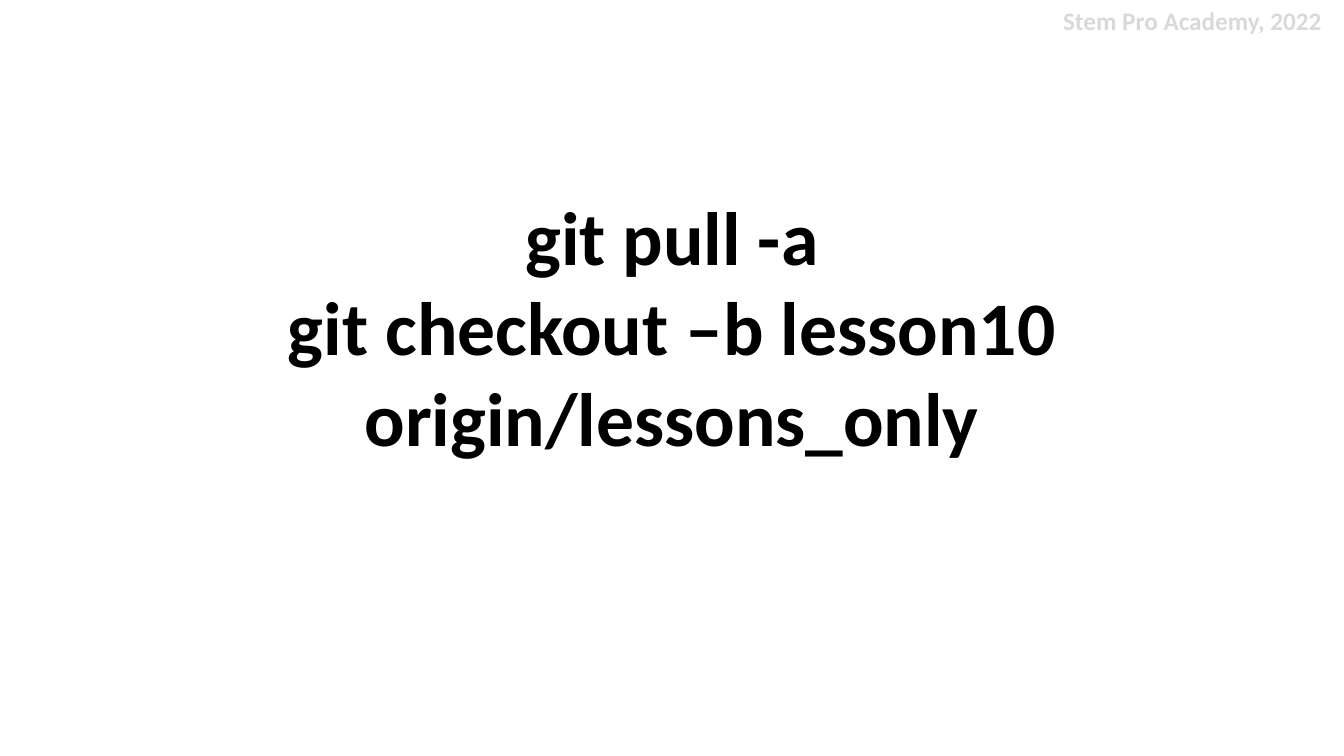
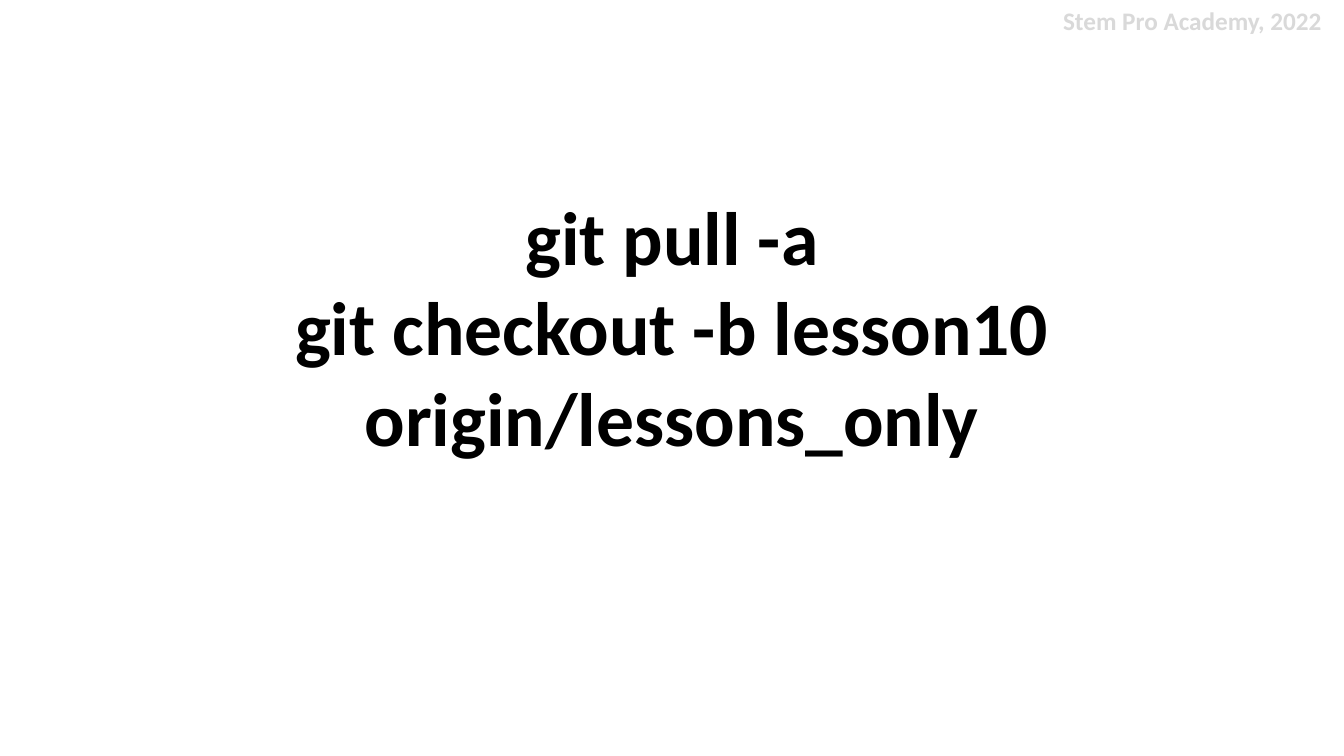
Before and after one commit to stemproaca/dscamp, a slide deck: slide 1 of lessons/session10/Session_10.pptx. Drawn at 1344x756 pixels with LibreOffice and Linux fonts; fonts in the diff are those of the drawing. Boxes give left, top, right and bottom in pixels: in the first picture for what was removed or moved away, otherwise in the second. Text is boxed around its words. In the diff, an @@ line names an element or a change of style, - is before the commit and + after.

Commit message:
lesson 11

```diff
--- a/lessons/session10/Session_10.pptx
+++ b/lessons/session10/Session_10.pptx
@@ text at bbox=[295, 302, 1048, 459]: text changed @@
-git checkout –b lesson10 origin/lessons_only
+git checkout -b lesson10 origin/lessons_only
```
Also in this commit, not shown: 18 other files.
